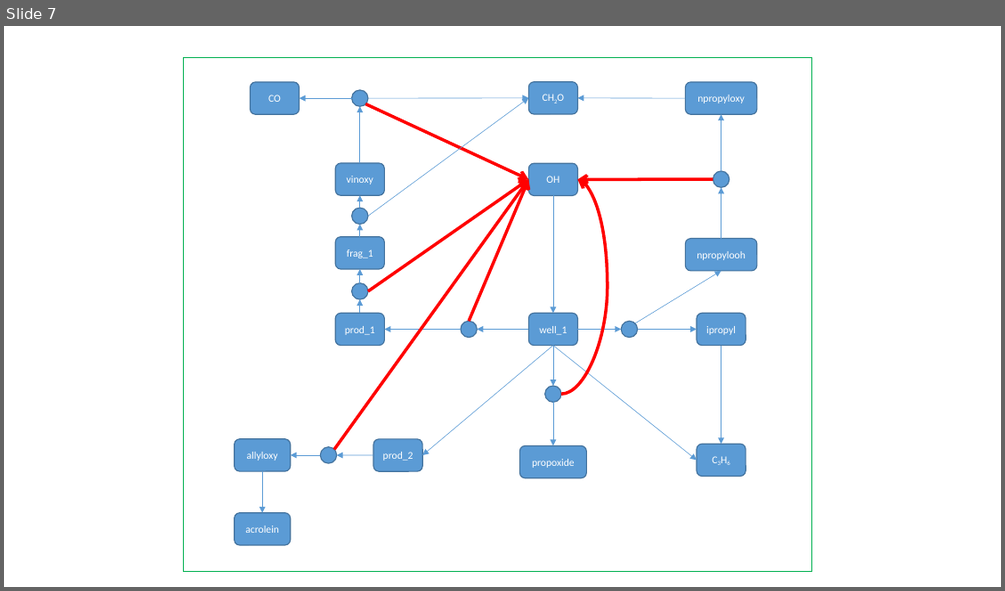
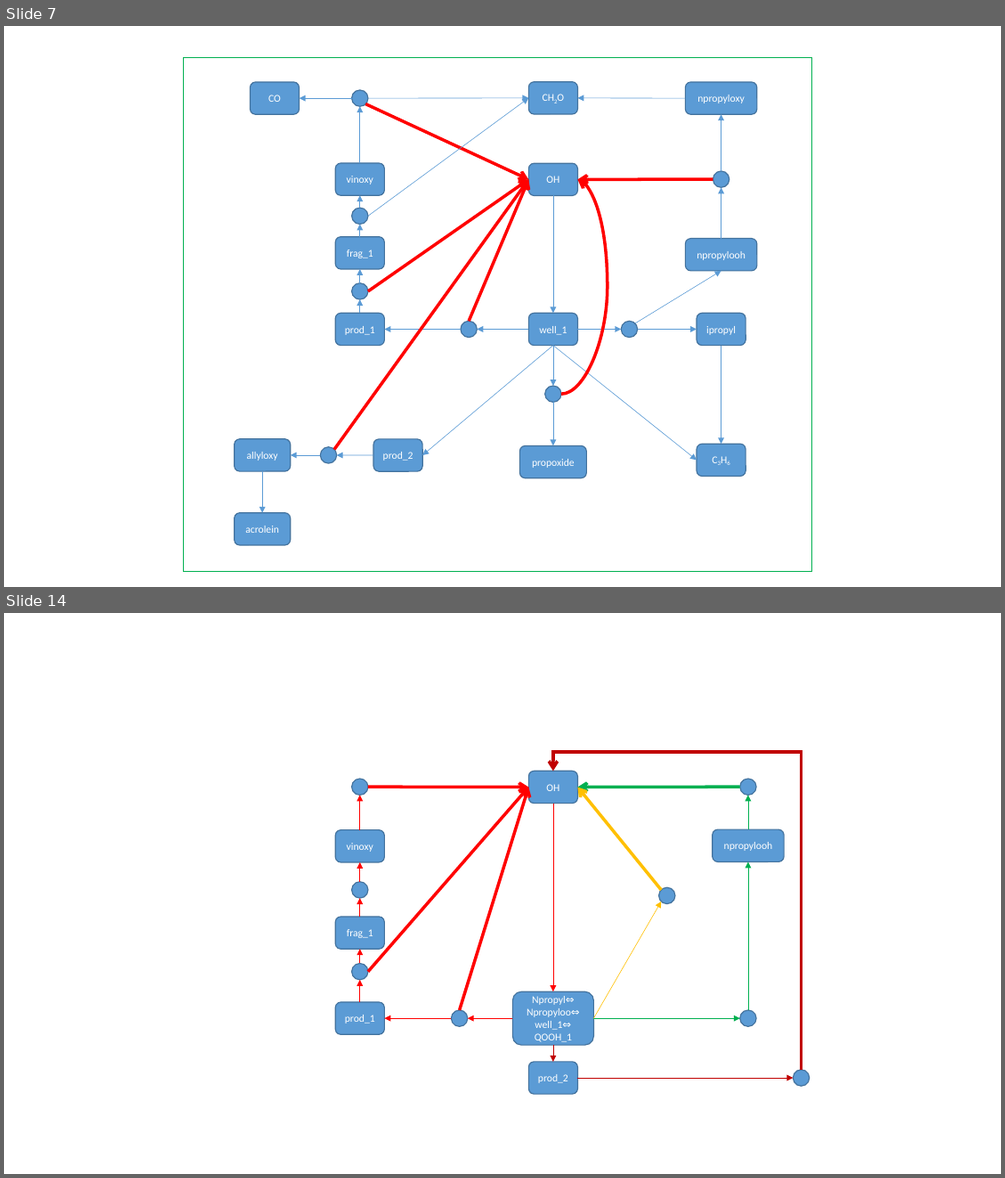
Before and after one commit to AdamPI314/Catalytic-Cycle, a slide deck: theory/figures/n_propane_figures.pptx. Shown one above the other, each under a label of ours: slide 7 before the commit, slides 7 and 14 after it; the slides between them are not shown. The pictures are 1005x591 and 1005x1178 pixels, drawn with LibreOffice and Linux fonts; fonts in the diff are those of the drawing. Boxes give left, top, right and bottom in pixels: in the first picture for what was removed or moved away, otherwise in the second. Text is boxed around its words. In the diff, an @@ line names an element or a change of style, - is before the commit and + after.

```diff
--- a/theory/figures/n_propane_figures.pptx
+++ b/theory/figures/n_propane_figures.pptx
@@ slide 14 added at (4, 613, 1001, 1174), background #FFFFFF @@
@@ group added at (335, 752, 809, 1094): 19 arrows, 8 ellipses, 7 rounded rectangles, 1 elbow arrow @@
+prod_1
+frag_1
+vinoxy
+Npropyl⇔
+Npropyloo⇔
+well_1⇔
+QOOH_1
+prod_2
+npropylooh
+OH
```
Also in this commit, not shown: 7 other slides added, 6 other files.
